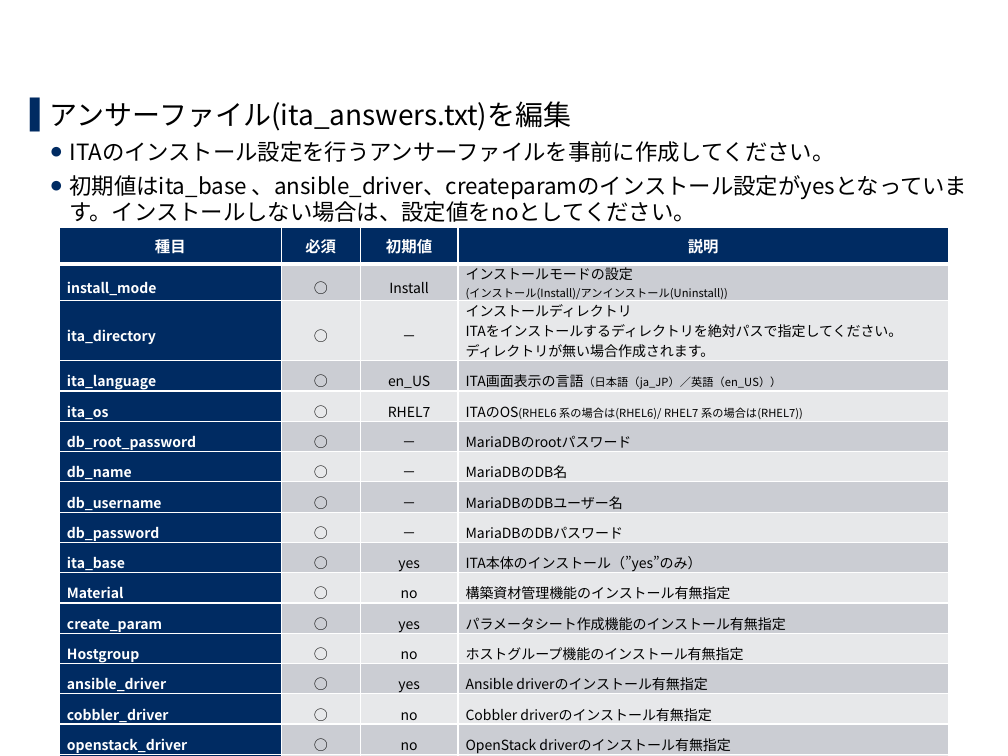
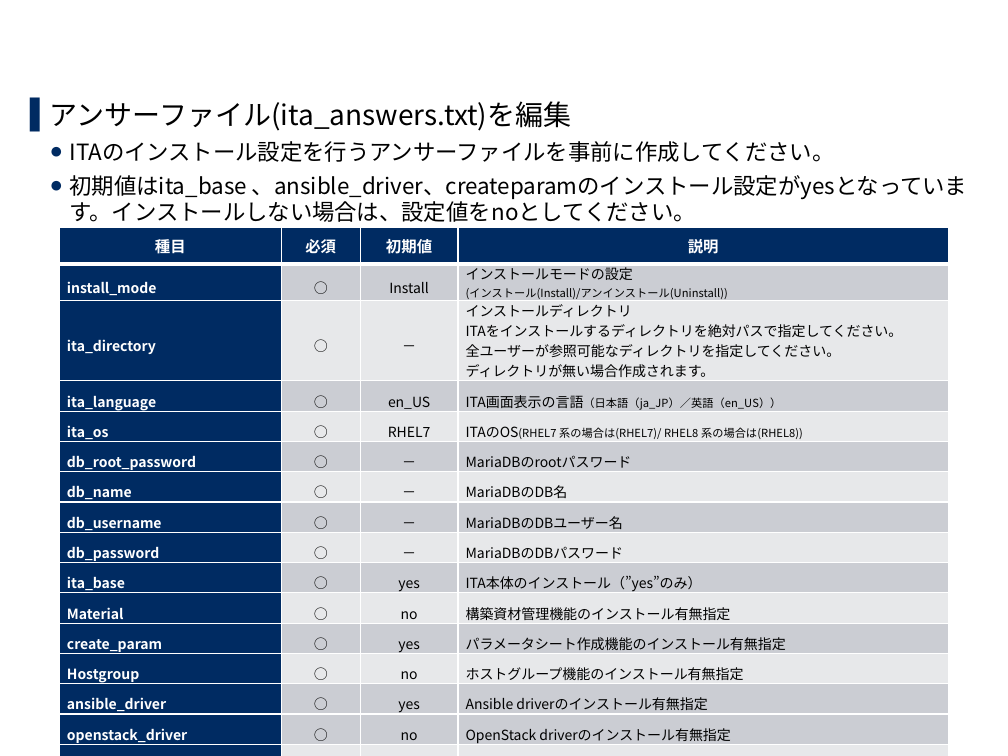
Before and after one commit to exastro-suite/it-automation-docs, a slide deck: slide 16 of asset/Learn_ja/ITA-online-install_ja.pptx. Drawn at 1008x756 pixels with LibreOffice and Linux fonts; fonts in the diff are those of the drawing; background and template pictures are left out. Boxes give left, top, right and bottom in pixels: in the first picture for what was removed or moved away, otherwise in the second. Text is boxed around its words. In the diff, an @@ line names an element or a change of style, - is before the commit and + after.

```diff
--- a/asset/Learn_ja/ITA-online-install_ja.pptx
+++ b/asset/Learn_ja/ITA-online-install_ja.pptx
@@ table at (x1=59, y1=227, x2=949, y2=748) @@
-row 3, column 4: インストールディレクトリ / ITAをインストールするディレクトリを絶対パスで指定してください。 / ディレクトリが無い場合作成されます。
+row 3, column 4: インストールディレクトリ / ITAをインストールするディレクトリを絶対パスで指定してください。 / 全ユーザーが参照可能なディレクトリを指定してください。 / ディレクトリが無い場合作成されます。
-row 5, column 4: ITAのOS(RHEL6 系の場合は(RHEL6)/ RHEL7 系の場合は(RHEL7))
+row 5, column 4: ITAのOS(RHEL7 系の場合は(RHEL7)/ RHEL8 系の場合は(RHEL8))
-row 15: cobbler_driver | ○ | no | Cobbler driverのインストール有無指定
```
Also in this commit, not shown: 12 other slides changed.
